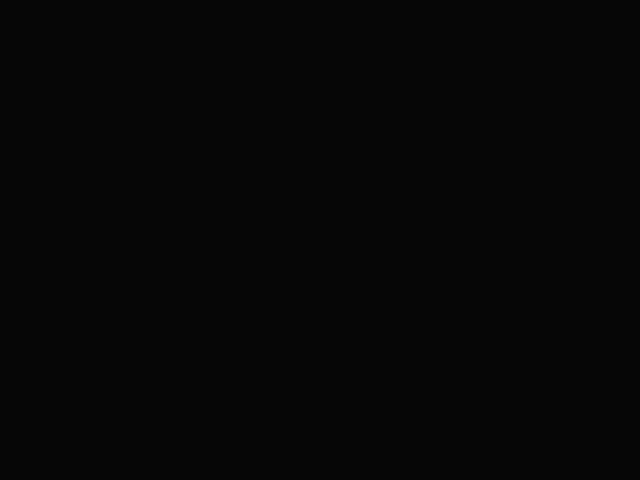
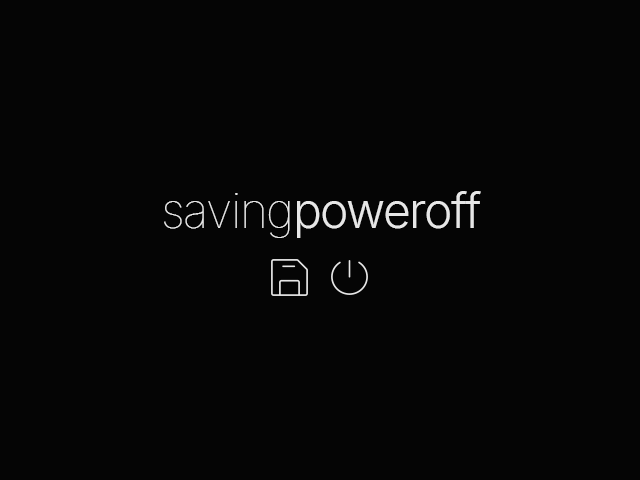
Layer changes from the first (640, 480) image to the second:
added layer "savingpoweroff" in group "Boot/Power Screens" over (164, 191, 481, 238)
added layer "power-thin" in group "Boot/Power Screens" over (331, 260, 368, 295)
added layer "floppy-disk-thin" in group "Boot/Power Screens" over (271, 259, 308, 296)
